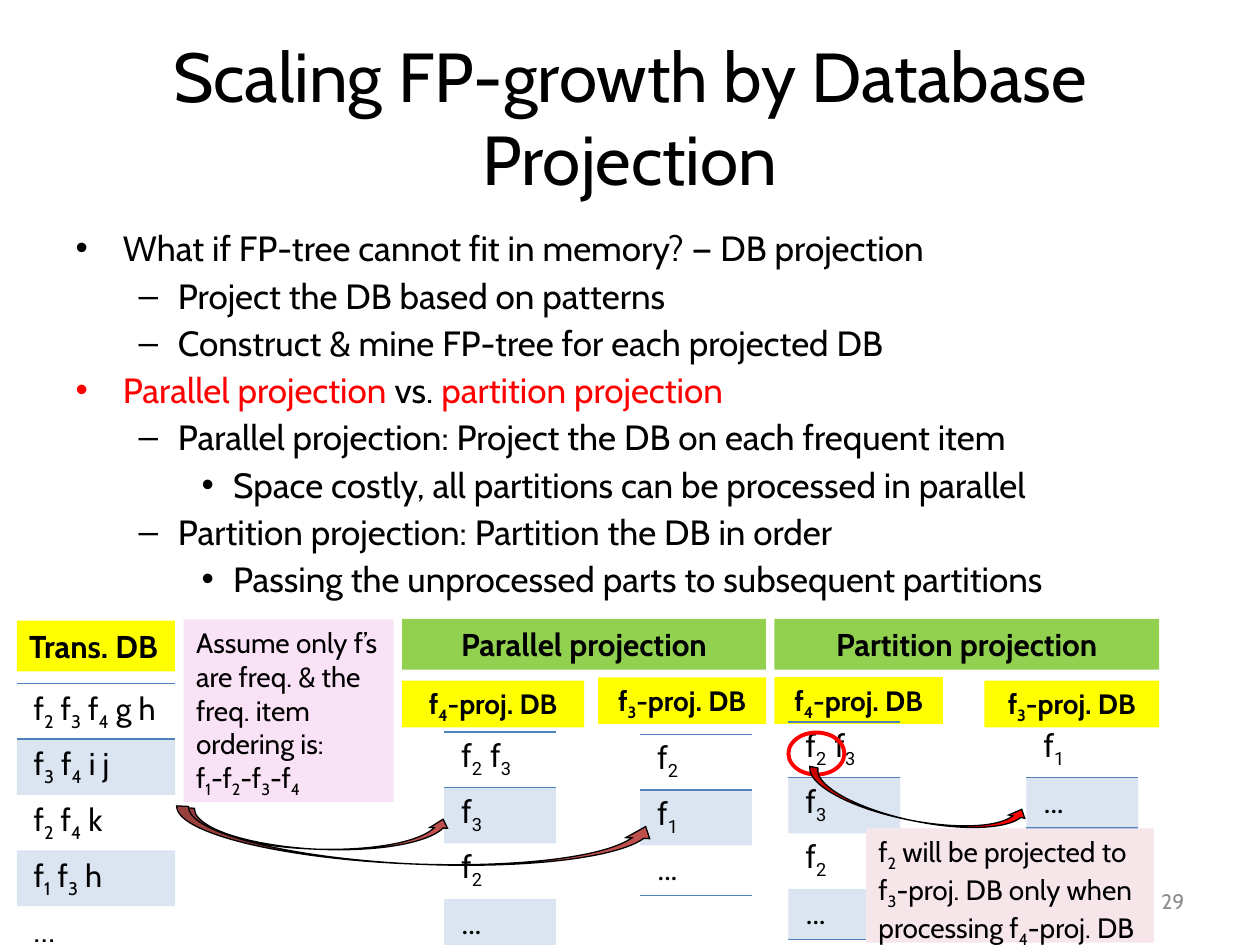
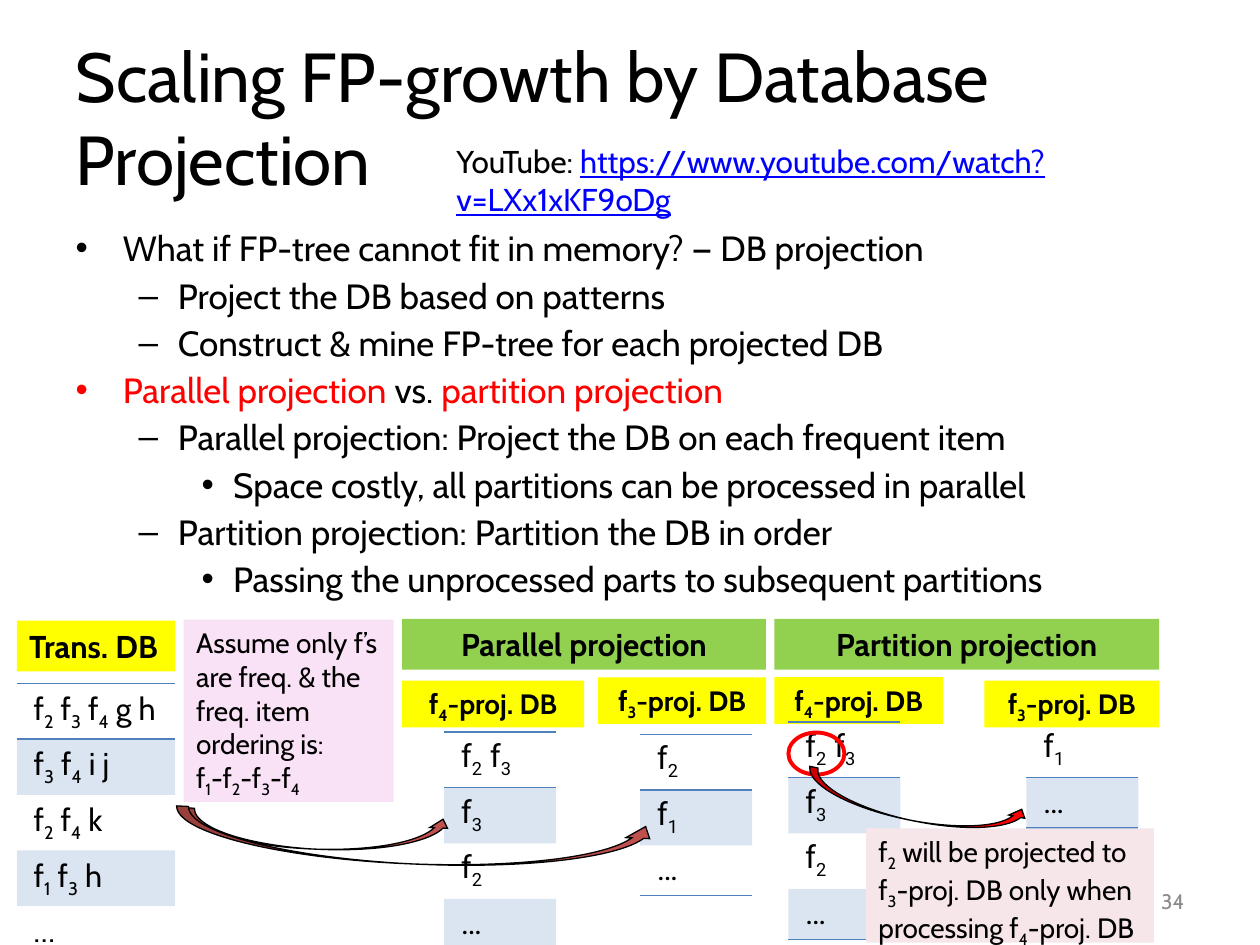
Before and after one commit to mjiang89/mjiang89.github.io, a slide deck: slide 34 of teaching/CS412Summer17-Chapter6.pptx (slide 29 before the commit). Drawn at 1260x945 pixels with LibreOffice and Linux fonts; fonts in the diff are those of the drawing. Boxes give left, top, right and bottom in pixels: in the first picture for what was removed or moved away, otherwise in the second. Text is boxed around its words. In the diff, an @@ line names an element or a change of style, - is before the commit and + after.

```diff
--- a/teaching/CS412Summer17-Chapter6.pptx
+++ b/teaching/CS412Summer17-Chapter6.pptx
@@ title "Scaling FP-growth by Database Projection" at (76,50,990,201): alignment centre to left @@
@@ text added at (456,149,1044,218), 18 pt, text #0000FF, underline @@
+YouTube: https://www.youtube.com/watch?v=LXx1xKF9oDg
@@ page number at (1161,894,1184,909): text changed @@
-29
+34
```
Also in this commit, not shown: 16 other slides changed, 6 slides added, 1 slide removed, 2 other files.
